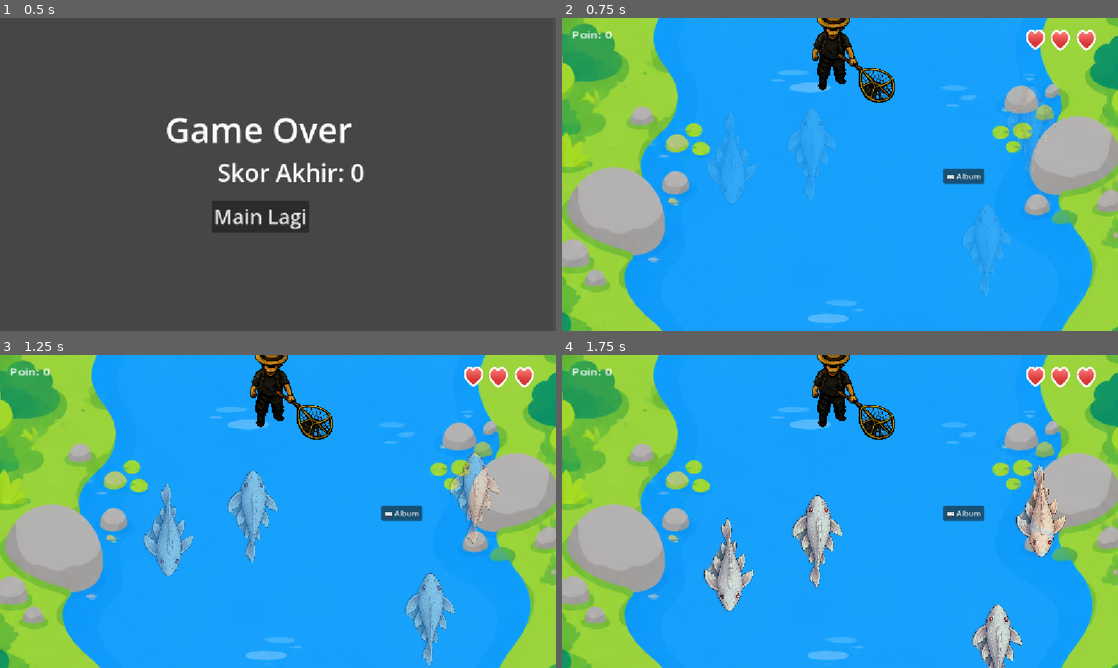
Above: before the commit, frames 1-4 (two rows, left to right).
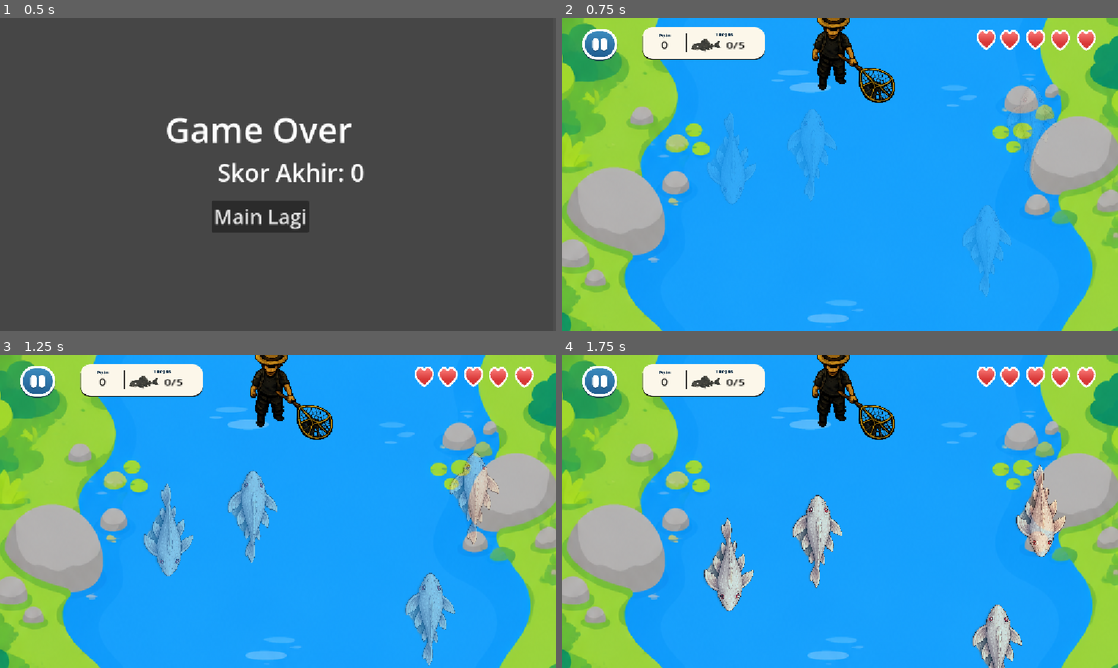
Above: after the commit, the same moments.

Repository: p4rtof/Pandawara
Game: Godot game, scene res://scene/gameover.tscn
Two runs of this game, one before a commit and one after it. Both use one fixed random seed, a clock stepped at 60 frames per second and the inputs below. This scene is started directly instead of the project's main scene.
Inputs (mouse positions are in pixels of both pictures, inside the frame that each line leads up to):
- Up to frame 1 (0.5 s): no input
- Up to frame 2 (0.75 s): click "Main Lagi" at 0.5 s
- Up to frame 3 (1.25 s): no input
- Up to frame 4 (1.75 s): click (600, 383) at 1.27 s

Frame 1 is identical in both runs. In frame 2, 3.6% of the frame differs, in the area x 1-83%, y 2-54%; in frame 3, 3.6%; in frame 4, 3.6%.

Commit message:
fix: point saat main

Diff:
--- a/scene/game_sungai.tscn
+++ b/scene/game_sungai.tscn
@@ -4,8 +4,10 @@
 [ext_resource type="PackedScene" uid="uid://c68twrc5gy1g8" path="res://scene/ikan.tscn" id="2_2gvfr"]
 [ext_resource type="PackedScene" uid="uid://daps3mh3s4gek" path="res://scene/sapu_sapu.tscn" id="3_ad5km"]
 [ext_resource type="PackedScene" uid="uid://c72diyxp8dws4" path="res://scene/player.tscn" id="4_cjpnc"]
+[ext_resource type="Texture2D" uid="uid://b7bkrsn5yugwi" path="res://asset/papanSkor.png" id="6_2gvfr"]
 [ext_resource type="Script" uid="uid://cbcp2kut1xfpk" path="res://script/ui.gd" id="6_2v02c"]
 [ext_resource type="Texture2D" uid="uid://cf4wcvcirsbtk" path="res://asset/hati.png" id="6_hlnvp"]
+[ext_resource type="Texture2D" uid="uid://di76uorfuodua" path="res://asset/pause.png" id="7_35kdq"]
 
 [node name="game_sungai" type="Node2D" unique_id=1041822859]
 script = ExtResource("1_35kdq")
@@ -40,13 +42,35 @@
 [node name="UI" type="CanvasLayer" parent="." unique_id=593249519 groups=["ui_layer"]]
 script = ExtResource("6_2v02c")
 
-[node name="PoinLabel" type="Label" parent="UI" unique_id=559215427]
-offset_left = 20.0
-offset_top = 20.0
-offset_right = 83.0
-offset_bottom = 43.0
-scale = Vector2(1.5762873, 1.2396038)
-text = "Point : 0"
+[node name="PoinLabel" type="TextureRect" parent="UI" unique_id=360762871]
+offset_left = 166.0
+offset_top = 19.0
+offset_right = 502.0
+offset_bottom = 127.00001
+scale = Vector2(0.7581109, 0.6340516)
+texture = ExtResource("6_2gvfr")
+
+[node name="Point" type="Label" parent="UI/PoinLabel" unique_id=1054892858]
+layout_mode = 0
+offset_left = 42.210186
+offset_top = 34.69749
+offset_right = 82.21018
+offset_bottom = 79.697495
+theme_override_colors/font_color = Color(0, 0, 0, 1)
+theme_override_font_sizes/font_size = 32
+text = "0"
+horizontal_alignment = 1
+vertical_alignment = 1
+
+[node name="Target" type="Label" parent="UI/PoinLabel" unique_id=497764377]
+layout_mode = 0
+offset_left = 229.5179
+offset_top = 37.85181
+offset_right = 269.5179
+offset_bottom = 60.85181
+scale = Vector2(2.012899, 1.7613492)
+theme_override_colors/font_color = Color(0, 0, 0, 1)
+text = "0/10"
 
 [node name="Hati1" type="TextureRect" parent="UI" unique_id=1793911286]
 offset_left = 1067.0
@@ -89,10 +113,20 @@
 texture = ExtResource("6_hlnvp")
 
 [node name="AlbumButton" type="Button" parent="UI" unique_id=159305130]
+visible = false
 offset_left = 790.0
 offset_top = 312.0
 offset_right = 875.0
 offset_bottom = 343.0
 text = "📖 Album"
 
+[node name="PauseButton" type="Button" parent="UI" unique_id=1931481583]
+offset_left = 39.000004
+offset_top = 20.0
+offset_right = 185.0
+offset_bottom = 150.0
+scale = Vector2(0.5363736, 0.5461687)
+icon = ExtResource("7_35kdq")
+flat = true
+
 [connection signal="timeout" from="Timer" to="." method="_on_timer_timeout"]
--- a/script/gameover.gd
+++ b/script/gameover.gd
@@ -13,7 +13,7 @@
 func _on_restart_pressed():
 	# Reset semua data
 	Global.poin = 0
-	Global.nyawa = 3
+	Global.nyawa = 5
 	Global.album_koleksi.clear()
 
 	# Balik ke game
--- a/script/global.gd
+++ b/script/global.gd
@@ -4,11 +4,14 @@
 var nyawa = 5
 var album_koleksi = []
 var bioma_dipilih = 0
-var poin_per_bioma = [0, 0, 0]  # ← [hulu, pertengahan, perkotaan]
+var poin_per_bioma = [0, 0, 0]
+
+var sapu_sapu_ditangkap: int = 0
+var target_sapu_sapu: int = 5
 
 func reset_game():
 	poin = 0
 	nyawa = 5
+	sapu_sapu_ditangkap = 0
 	album_koleksi.clear()
 	bioma_dipilih = 0
-	# poin_per_bioma TIDAK direset biar progress unlock tetap tersimpan
--- a/script/ikan.gd
+++ b/script/ikan.gd
@@ -50,18 +50,15 @@
 	timer_ganti_arah = randf_range(2.0, 4.0)
 
 func _cek_dan_tambah_album(data: Dictionary) -> bool:
-	# Return true kalau ikan BARU (belum ada di album)
 	for item in Global.album_koleksi:
 		if item["nama"] == data["nama"]:
-			return false  # sudah ada
+			return false
 	Global.album_koleksi.append(data)
-	return true  # baru!
+	return true
 
 func _tampilkan_popup(data: Dictionary):
-	# Tampilkan popup di atas UI
 	var ui = get_tree().get_first_node_in_group("ui_layer")
 	if ui == null:
-		# Fallback: cari CanvasLayer
 		ui = get_tree().current_scene
 	var popup = popup_scene.instantiate()
 	ui.add_child(popup)
@@ -72,14 +69,22 @@
 		var data = _get_data()
 		var adalah_baru = _cek_dan_tambah_album(data)
 
-		# Kalau ikan baru → tampilkan popup!
 		if adalah_baru:
 			_tampilkan_popup(data)
 
 		if adalah_sapu_sapu:
 			Global.poin += poin_tangkap
 			Global.poin_per_bioma[Global.bioma_dipilih] += poin_tangkap
-			print("✅ Poin: +", poin_tangkap, " Total: ", Global.poin)
+			Global.sapu_sapu_ditangkap += 1
+			print("✅ Sapu-sapu %d/%d | +%d poin | Total: %d" % [
+				Global.sapu_sapu_ditangkap,
+				Global.target_sapu_sapu,
+				poin_tangkap,
+				Global.poin
+			])
+			if Global.sapu_sapu_ditangkap >= Global.target_sapu_sapu:
+				get_tree().call_deferred("change_scene_to_file", "res://scene/gameover.tscn")
+				return
 		else:
 			if Global.nyawa > 0:
 				Global.nyawa -= 1
@@ -87,6 +92,7 @@
 			if Global.nyawa <= 0:
 				get_tree().call_deferred("change_scene_to_file", "res://scene/gameover.tscn")
 				return
+
 		call_deferred("queue_free")
 
 func _on_input_event(_viewport, event, _shape_idx):
--- a/script/ui.gd
+++ b/script/ui.gd
@@ -1,6 +1,7 @@
 extends CanvasLayer
 
-@onready var poin_label = $PoinLabel
+@onready var point_label  = $PoinLabel/Point
+@onready var target_label = $PoinLabel/Target
 @onready var hati1 = $Hati1
 @onready var hati2 = $Hati2
 @onready var hati3 = $Hati3
@@ -15,7 +16,8 @@
 	album_button.pressed.connect(_buka_album)
 
 func _process(_delta):
-	poin_label.text = "Poin: " + str(Global.poin)
+	point_label.text  = str(Global.poin)
+	target_label.text = "%d/%d" % [Global.sapu_sapu_ditangkap, Global.target_sapu_sapu]
 	hati1.visible = Global.nyawa >= 1
 	hati2.visible = Global.nyawa >= 2
 	hati3.visible = Global.nyawa >= 3
Binary file added: asset/pahamBos.png
Not shown, added: asset/pahamBos.png.import
Binary file added: asset/papanSkor.png
Not shown, added: asset/papanSkor.png.import
Binary file added: asset/pause.png
Not shown, added: asset/pause.png.import
Binary file added: asset/tutorialPAge.png
Not shown, added: asset/tutorialPAge.png.import
